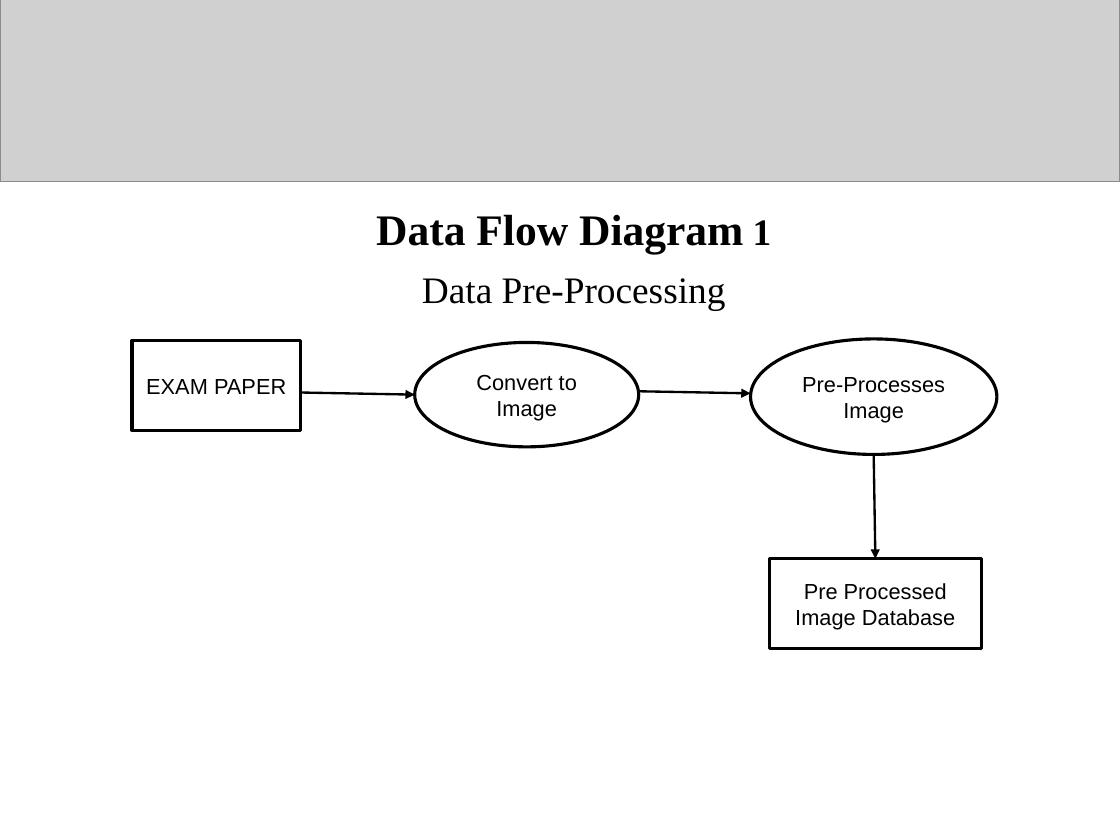
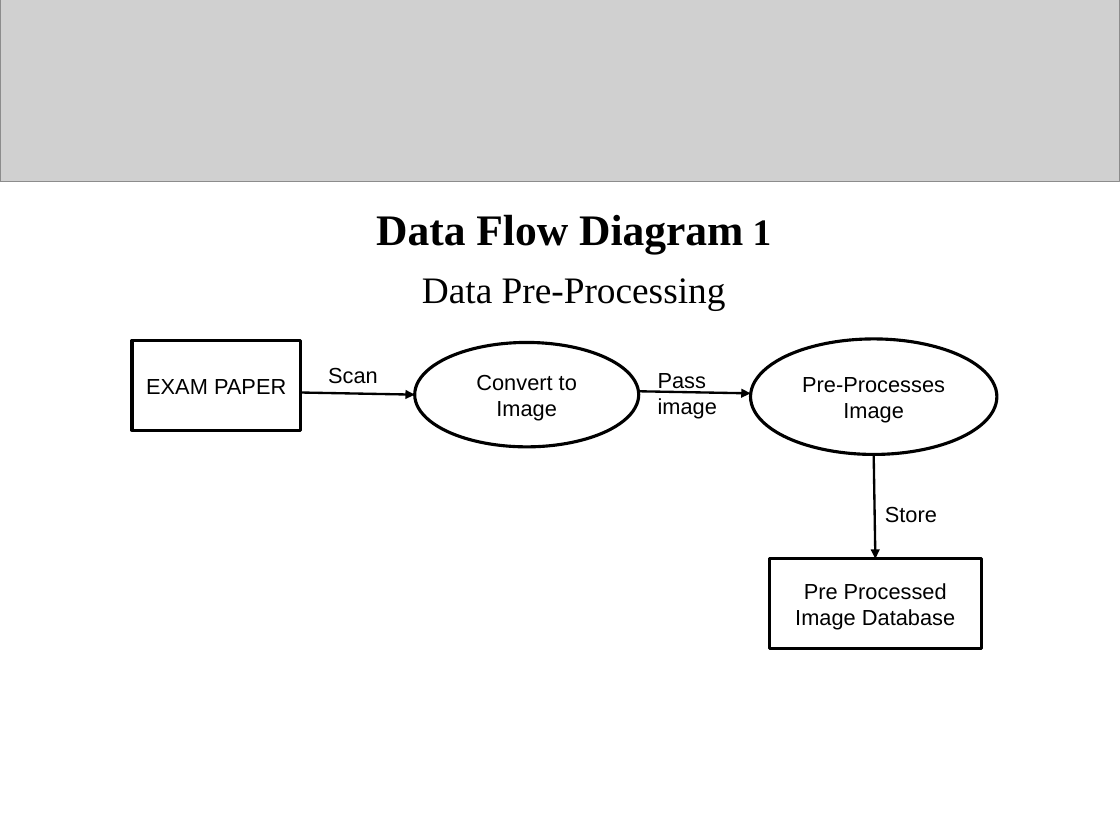
Before and after one commit to sreeragrnandan/Design-Project, a slide deck: slide 18 of DP G7 first review.pptx (slide 19 before the commit). Drawn at 1120x840 pixels with LibreOffice and Linux fonts; fonts in the diff are those of the drawing; grey boxes stand for pictures. Boxes give left, top, right and bottom in pixels: in the first picture for what was removed or moved away, otherwise in the second. Text is boxed around its words. In the diff, an @@ line names an element or a change of style, - is before the commit and + after.

```diff
--- a/DP G7 first review.pptx
+++ b/DP G7 first review.pptx
@@ text added at <box>328,367,378,384</box>, 14 pt, text #000000 @@
+Scan
@@ text added at <box>658,373,717,419</box>, 14 pt, text #000000 @@
+Pass
+image
@@ text added at <box>885,506,937,523</box>, 14 pt, text #000000 @@
+Store
```
Also in this commit, not shown: 9 other slides changed, 2 slides added, 3 slides removed, 1 other file.
